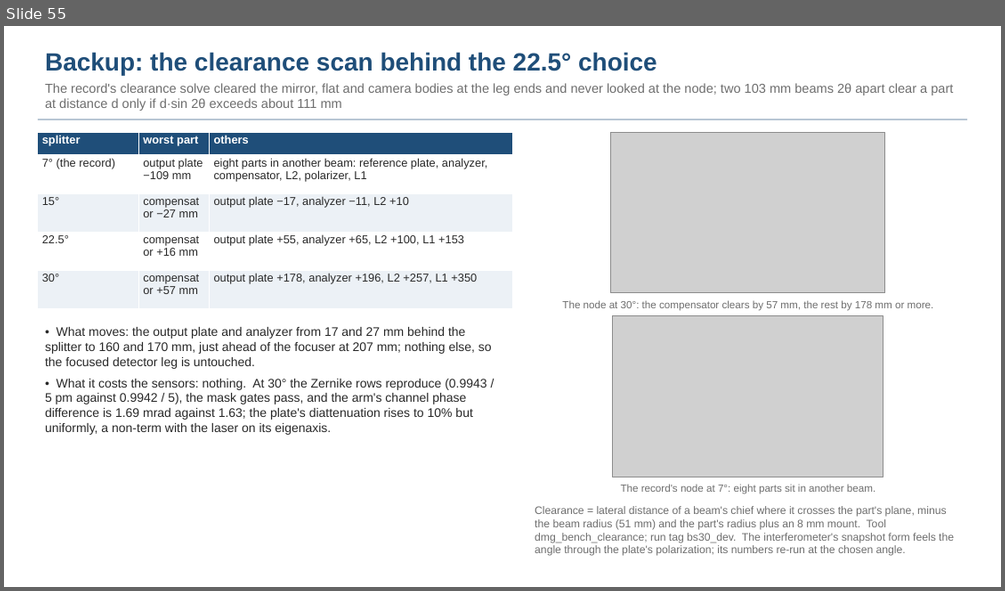
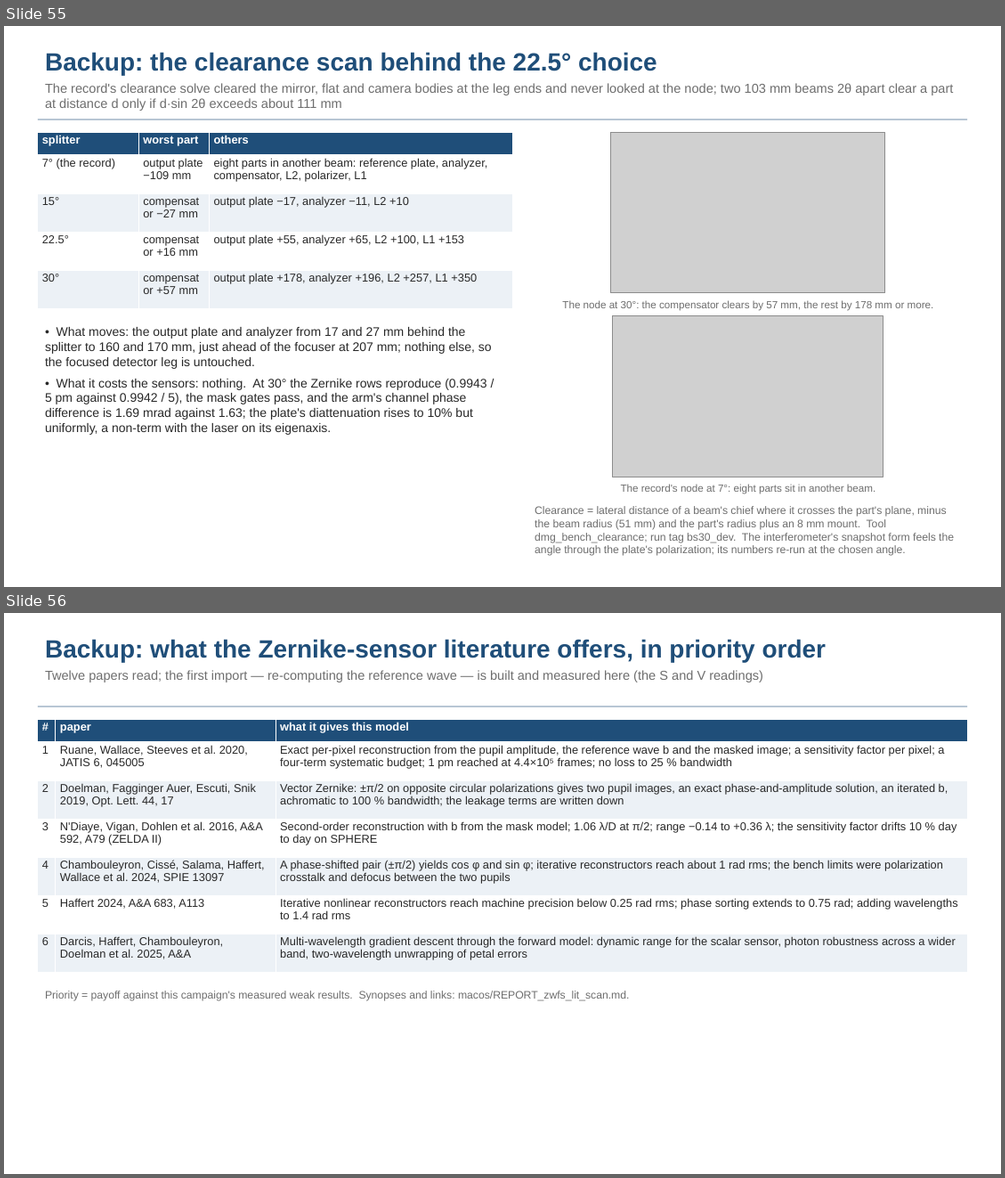
Before and after one commit to nasa-jpl/macos, a slide deck: demo_session/deck_gauges.pptx. Shown one above the other, each under a label of ours: slide 55 before the commit, slides 55 and 56 after it. The pictures are 1005x591 and 1005x1178 pixels, drawn with LibreOffice and Linux fonts; fonts in the diff are those of the drawing; grey boxes stand for pictures. Boxes give left, top, right and bottom in pixels: in the first picture for what was removed or moved away, otherwise in the second. Text is boxed around its words. In the diff, an @@ line names an element or a change of style, - is before the commit and + after.

```diff
--- a/demo_session/deck_gauges.pptx
+++ b/demo_session/deck_gauges.pptx
@@ slide 56 added at (x1=4, y1=613, x2=1001, y2=1174), background #FFFFFF @@
@@ text added at (x1=45, y1=639, x2=826, y2=682), 12.5 pt, text #6E6E6E @@
+Backup: what the Zernike-sensor literature offers, in priority order
+Twelve papers read; the first import — re-computing the reference wave — is built and measured here (the S and V readings)
@@ rectangle added at (x1=38, y1=706, x2=967, y2=707), fill #B8C6D4 @@
@@ table added at (x1=38, y1=719, x2=967, y2=972), 7 rows, 3 columns @@
+# | paper | what it gives this model
+1 | Ruane, Wallace, Steeves et al. 2020, JATIS 6, 045005 | Exact per-pixel reconstruction from the pupil amplitude, the reference wave b and the masked image; a sensitivity factor per pixel; a four-term systematic budget; 1 pm reached at 4.4×10⁵ frames; no loss to 25 % bandwidth
+2 | Doelman, Fagginger Auer, Escuti, Snik 2019, Opt. Lett. 44, 17 | Vector Zernike: ±π/2 on opposite circular polarizations gives two pupil images, an exact phase-and-amplitude solution, an iterated b, achromatic to 100 % bandwidth; the leakage terms are written down
+3 | N'Diaye, Vigan, Dohlen et al. 2016, A&A 592, A79 (ZELDA II) | Second-order reconstruction with b from the mask model; 1.06 λ/D at π/2; range −0.14 to +0.36 λ; the sensitivity factor drifts 10 % day to day on SPHERE
+4 | Chambouleyron, Cissé, Salama, Haffert, Wallace et al. 2024, SPIE 13097 | A phase-shifted pair (±π/2) yields cos φ and sin φ; iterative reconstructors reach about 1 rad rms; the bench limits were polarization crosstalk and defocus between the two pupils
+5 | Haffert 2024, A&A 683, A113 | Iterative nonlinear reconstructors reach machine precision below 0.25 rad rms; phase sorting extends to 0.75 rad; adding wavelengths to 1.4 rad rms
+6 | Darcis, Haffert, Chambouleyron, Doelman et al. 2025, A&A | Multi-wavelength gradient descent through the forward model: dynamic range for the scalar sensor, photon robustness across a wider band, two-wavelength unwrapping of petal errors
@@ text added at (x1=45, y1=990, x2=629, y2=1001), 10.5 pt, text #6E6E6E @@
+Priority = payoff against this campaign's measured weak results. Synopses and links: macos/REPORT_zwfs_lit_scan.md.
```
Also in this commit, not shown: 1 other slide added, 3 other files.
